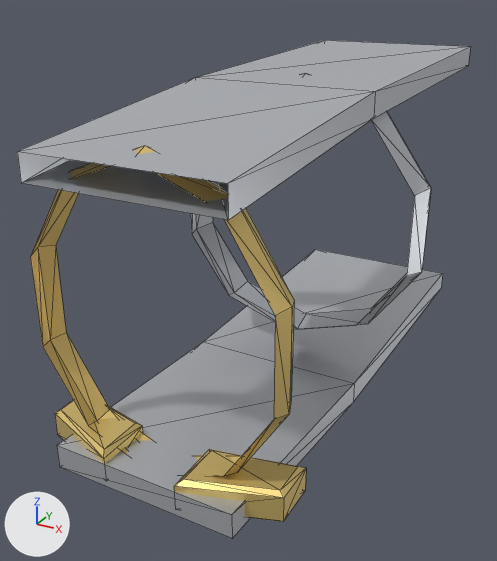
The glTF model client/public/models/armour/cape_tabard.glb, before and after one commit.
Both versions are drawn from a 50 mm camera at (0.504, -2.629, 0.455) aimed at (-0.062, -1.6, -0.06). Every picture has the same lights, and +X, +Y and +Z are marked at lower left. The older version comes first. Mesh edges are drawn as thin lines. Vertices at exactly the same position are counted once.

In view in the first picture: 'Abdomen', 'Cape0', 'Cape1', 'Torso'.
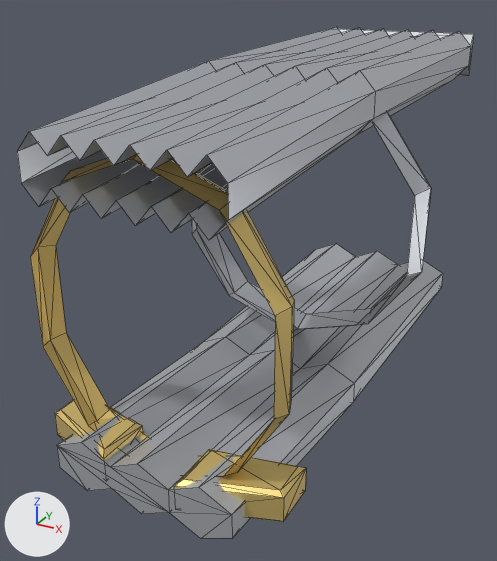
Changed parts and their boxes (x1, y1, x2, y2) in the pictures (497 x 561 px):
'Torso', reshaped
    before: (30, 146, 443, 538)
    after: (30, 155, 443, 539)
'Cape0', reshaped (26% taller)
    before: (17, 78, 375, 220)
    after: (17, 61, 375, 240)
'Cape1', reshaped (37% taller)
    before: (196, 40, 471, 118)
    after: (209, 27, 474, 134)
part 1 of me_cape0_003, built on
    before: (18, 78, 375, 220)
    after: (18, 61, 375, 240)
part 2 of me_cape1_003, built on
    before: (196, 40, 469, 91)
    after: (209, 27, 474, 134)
part 3 of me_torso_003, built on
    before: (57, 249, 443, 538)
    after: (57, 244, 443, 539)

The change in detail:
me_cape0_003 is used by ob_cape0; location (0.0, 0.0, 0.0).
me_cape0_003 had 8 vertices, 8 faces and spanned x -0.16..0.16, y -2.03..-1.61, z 0.22..0.3.
me_cape0_003 now has 52 vertices, 52 faces and spans x -0.16..0.16, y -2.03..-1.61, z 0.193..0.329.
Part 1, on me_cape0_003:
4 faces are deleted.
26 vertices are added at x -0.133..0.133, y -2.03..-1.61, z 0.193..0.329.
11 new vertices lie (0.025, 0.0, 0.027) away from vertices in x -0.15..0.1, y -2.03, z 0.193..0.26.
7 new vertices lie (0.027, 0.0, 0.029) away from vertices in x -0.16..0.08, y -1.61, z 0.231..0.3.
48 new faces join them.
me_cape1_003 is used by ob_cape1; location (0.0, 0.0, 0.0).
me_cape1_003 had 8 vertices, 8 faces and spanned x -0.17..0.17, y -1.61..-1.03, z 0.26..0.32.
me_cape1_003 now has 56 vertices, 62 faces and spans x -0.17..0.17, y -1.61..-1.005, z 0.231..0.351.
Part 2, on me_cape1_003:
4 faces are deleted.
34 vertices are added at x -0.168..0.168, y -1.61..-1.005, z 0.231..0.351.
7 new vertices lie (0.028, 0.0, 0.031) away from vertices in x -0.17..0.085, y -1.03, z 0.249..0.32.
7 new vertices lie (0.027, 0.0, 0.029) away from vertices in x -0.16..0.08, y -1.61, z 0.231..0.3.
58 new faces join them.
me_torso_003 is used by ob_torso; location (0.0, 0.0, 0.0).
me_torso_003 had 74 vertices, 116 faces and spanned x -0.2..0.2, y -2.03..-1.03, z -0.25..0.271.
me_torso_003 now has 104 vertices, 176 faces and spans x -0.2..0.2, y -2.03..-1.03, z -0.277..0.271.
Part 3, on me_torso_003:
12 faces are deleted.
25 vertices are added at x -0.113..0.113, y -2.03..-1.03, z -0.277..-0.18.
5 new vertices lie (0.05, 0.0, 0.024) away from vertices in x -0.15..0.05, y -2.03, z -0.244..-0.18.
72 new faces join them, mat_steel (light grey #cbced4).
